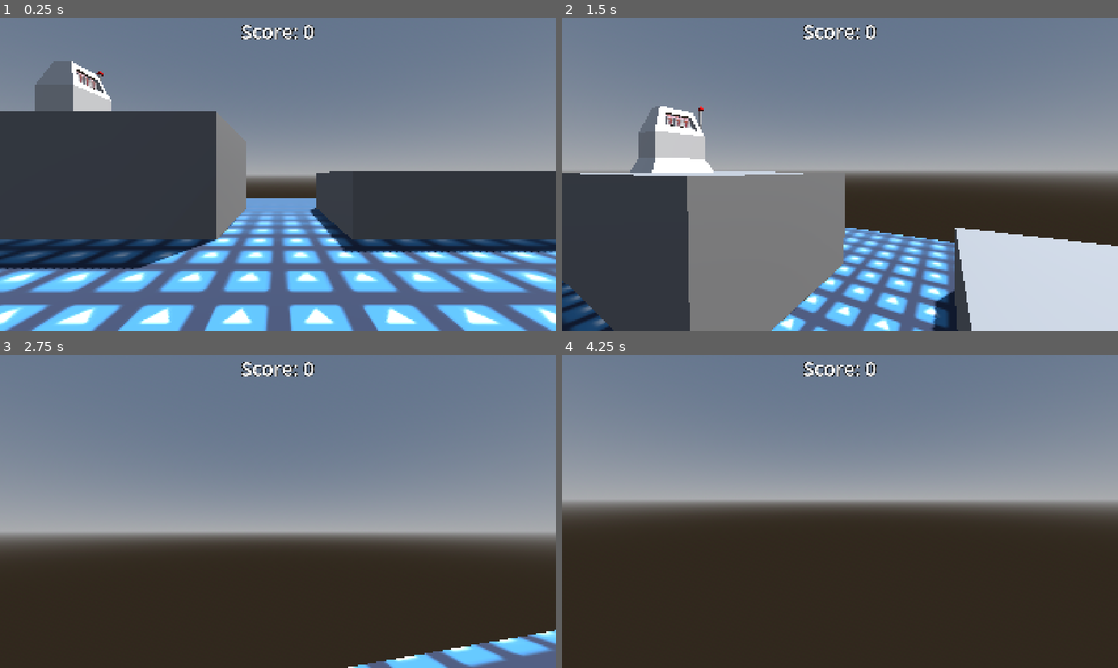
Above: before the commit, frames 1-4 (two rows, left to right).
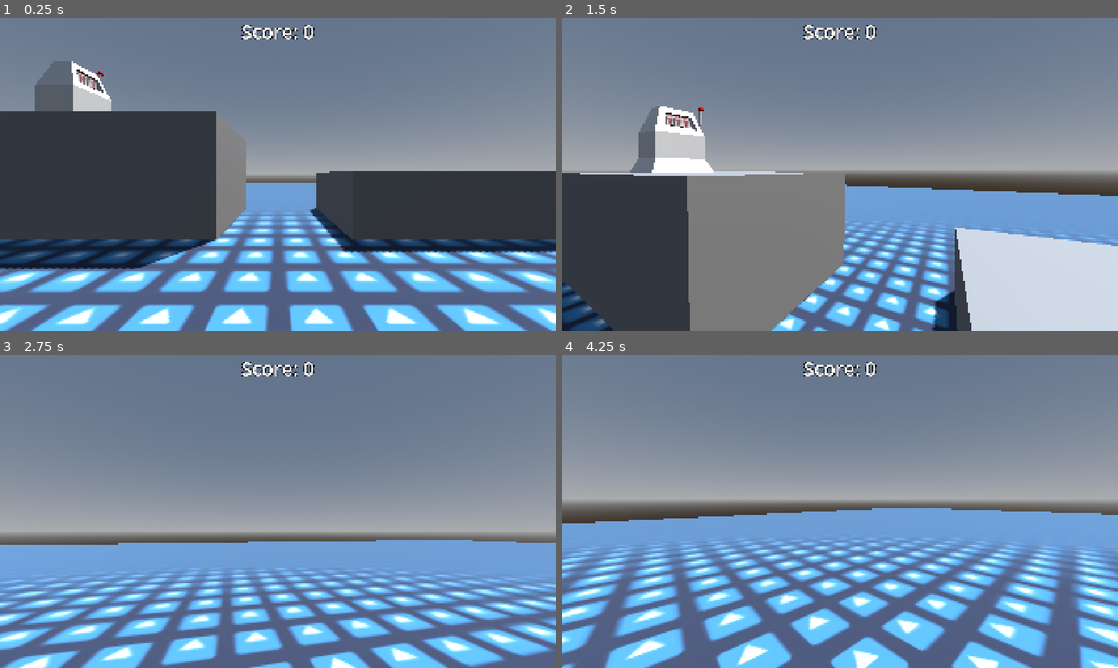
Above: after the commit, the same moments.

Repository: dani3ljh/Gambling-Addiction-Simulator
Game: Godot game, scene res://Scenes/main.tscn
The game is run twice, just before and just after one commit, with the same random seed, the same clock (stepped at 60 frames per second) and the same inputs. The engine's default icon, where the game draws it, is replaced by a stand-in: a white triangle on a blue panel in a dark square.
Inputs (mouse positions are in pixels of both pictures, inside the frame that each line leads up to):
- Up to frame 1 (0.25 s): no input
- Up to frame 2 (1.5 s): tap Enter at 0.5 s; move the mouse to (867, 174) at 0.52 s; hold W (up) from 0.53 s (still down); tap E (interact) at 0.6, 1.35 s; tap Space (jump) at 0.77 s; move the mouse to (812, 174) at 1.27 s
- Up to frame 3 (2.75 s): keep holding W (up); tap Space (jump) at 1.52 s; move the mouse to (289, 505) at 2.02 s; hold Shift (sprint) from 2.03 s (still down); tap E (interact) at 2.3 s
- Up to frame 4 (4.25 s): keep holding W (up); move the mouse to (834, 517) at 2.77 s; release Shift (sprint) at 2.78 s; tap E (interact) at 2.85, 3.6 s; tap Space (jump) at 3.02, 3.77 s; move the mouse to (878, 514) at 3.52 s

The runs differ from the first frame. In frame 1, 0.6% of the frame differs, in the area x 44-57%, y 52-58%; in frame 2, 7.1%; in frame 3, 38%; in frame 4, 49%, in the area x 0-100%, y 48-100%.

Commit message:
Added Card Table

Diff:
--- /dev/null
+++ b/Scenes/card_table.tscn
@@ -0,0 +1,60 @@
+[gd_scene format=3 uid="uid://bo40sf26ftr6i"]
+
+[ext_resource type="PackedScene" uid="uid://c2bs7ggss56q" path="res://Models/CardTable.glb" id="1_bi4qy"]
+[ext_resource type="LabelSettings" uid="uid://bbmrqsk3161ai" path="res://Materials/interact_label_settings.tres" id="2_4gm6i"]
+
+[sub_resource type="BoxShape3D" id="BoxShape3D_bj4t2"]
+size = Vector3(2.5556545, 1.0549045, 3.5915558)
+
+[sub_resource type="BoxShape3D" id="BoxShape3D_mqvok"]
+size = Vector3(4.6455383, 1.7019119, 5.7323303)
+
+[node name="CardTable" unique_id=92990351 instance=ExtResource("1_bi4qy")]
+
+[node name="CanvasGroup" type="CanvasGroup" parent="." index="0" unique_id=1520284409]
+
+[node name="InteractLabel" type="Label" parent="CanvasGroup" index="0" unique_id=441532522]
+anchors_preset = 15
+anchor_right = 1.0
+anchor_bottom = 1.0
+offset_right = 1920.0
+offset_bottom = 1080.0
+grow_horizontal = 2
+grow_vertical = 2
+text = "Press E to play"
+label_settings = ExtResource("2_4gm6i")
+horizontal_alignment = 1
+vertical_alignment = 1
+metadata/_edit_use_anchors_ = true
+
+[node name="Leg" parent="." index="1" unique_id=1325704261]
+transform = Transform3D(0.20274167, 0, 0, 0, 0.40025887, 0, 0, 0, 0.18438902, 0.8280136, 0.40155494, -1.3862159)
+
+[node name="Leg_001" parent="." index="2" unique_id=1453388024]
+transform = Transform3D(0.20274167, 0, 0, 0, 0.40025887, 0, 0, 0, 0.18438902, -0.81444496, 0.40155494, 1.377864)
+
+[node name="Leg_002" parent="." index="3" unique_id=1232357336]
+transform = Transform3D(0.20274167, 0, 0, 0, 0.40025887, 0, 0, 0, 0.18438902, 0.8280136, 0.40155494, 1.377864)
+
+[node name="Leg_003" parent="." index="4" unique_id=2059820003]
+transform = Transform3D(0.20274167, 0, 0, 0, 0.40025887, 0, 0, 0, 0.18438902, -0.81444496, 0.40155494, -1.3862159)
+
+[node name="Table" parent="." index="5" unique_id=950781832]
+transform = Transform3D(1.2776749, 0, 0, 0, 0.12649913, 0, 0, 0, 1.7956626, -0.006721452, 0.92831445, 0.0036674987)
+
+[node name="StaticBody3D" type="StaticBody3D" parent="." index="6" unique_id=1713392943]
+
+[node name="CollisionShape3D" type="CollisionShape3D" parent="StaticBody3D" index="0" unique_id=1404664128]
+transform = Transform3D(1, 0, 0, 0, 1, 0, 0, 0, 1, -0.0066862106, 0.52745223, 0.0036586523)
+shape = SubResource("BoxShape3D_bj4t2")
+
+[node name="Interact" type="Area3D" parent="." index="7" unique_id=373744439]
+
+[node name="CollisionShape3D" type="CollisionShape3D" parent="Interact" index="0" unique_id=1246429859]
+transform = Transform3D(1, 0, 0, 0, 1, 0, 0, 0, 1, 0.007156372, 0.8508949, -0.02684021)
+shape = SubResource("BoxShape3D_mqvok")
+
+[node name="NotCodedLabel" type="Label3D" parent="." index="8" unique_id=1616297326]
+transform = Transform3D(-4.371139e-08, 0, 1, 0, 1, 0, -1, 0, -4.371139e-08, 0, 1.4444016, 0)
+visible = false
+text = "I lowk didn't code ts yet"
--- a/Scenes/main.tscn
+++ b/Scenes/main.tscn
@@ -1,10 +1,12 @@
 [gd_scene format=3 uid="uid://dqp512gr3dh1o"]
 
 [ext_resource type="Material" uid="uid://4ksh0vv2vtfu" path="res://Materials/floor_material.tres" id="1"]
+[ext_resource type="Script" uid="uid://bak4y8xfse2fo" path="res://Scripts/moving_platform.gd" id="2_21xkr"]
 [ext_resource type="PackedScene" uid="uid://dil1aovsx7tof" path="res://Scenes/player.tscn" id="2_idj7w"]
 [ext_resource type="PackedScene" uid="uid://dto400tit5bg" path="res://Scenes/slot_machine.tscn" id="3_8gbba"]
 [ext_resource type="LabelSettings" uid="uid://cerwtvvilr15d" path="res://Materials/score_label_settings.tres" id="4_jjvhh"]
-[ext_resource type="LabelSettings" uid="uid://bbmrqsk3161ai" path="res://Materials/interact_label_settings.tres" id="5_kry3j"]
+[ext_resource type="PackedScene" uid="uid://bo40sf26ftr6i" path="res://Scenes/card_table.tscn" id="7_6bp64"]
+[ext_resource type="Script" uid="uid://b6r7r6186g4n1" path="res://Scripts/card_table.gd" id="8_344ge"]
 
 [sub_resource type="ProceduralSkyMaterial" id="ProceduralSkyMaterial_idj7w"]
 sky_horizon_color = Color(0.66224277, 0.6717428, 0.6867428, 1)
@@ -31,7 +33,34 @@
 [sub_resource type="BoxShape3D" id="BoxShape3D_bj4t2"]
 size = Vector3(7.922, 3.531, 5.351)
 
+[sub_resource type="StandardMaterial3D" id="StandardMaterial3D_mqvok"]
+transparency = 1
+albedo_color = Color(1, 1, 1, 0.2784314)
+
+[sub_resource type="BoxMesh" id="BoxMesh_bj4t2"]
+
+[sub_resource type="BoxShape3D" id="BoxShape3D_k4h4o"]
+size = Vector3(2.5, 0.5, 2.5)
+
+[sub_resource type="BoxMesh" id="BoxMesh_hr01i"]
+
+[sub_resource type="BoxShape3D" id="BoxShape3D_q87bt"]
+size = Vector3(7.922, 0.5, 5.351)
+
 [node name="Main" type="Node3D" unique_id=1729802106]
+
+[node name="CanvasGroup" type="CanvasGroup" parent="." unique_id=842416211]
+
+[node name="ScoreLabel" type="Label" parent="CanvasGroup" unique_id=1931437947]
+anchors_preset = 5
+anchor_left = 0.5
+anchor_right = 0.5
+offset_right = 1920.0
+offset_bottom = 92.0
+grow_horizontal = 2
+text = "Score: 0"
+label_settings = ExtResource("4_jjvhh")
+horizontal_alignment = 1
 
 [node name="DirectionalLight3D" type="DirectionalLight3D" parent="." unique_id=783859361]
 transform = Transform3D(-0.8660254, -0.43301278, 0.25, 0, 0.49999997, 0.86602545, -0.50000006, 0.75, -0.43301266, 0, 0, 0)
@@ -41,6 +70,7 @@
 environment = SubResource("Environment_rgh2o")
 
 [node name="Floor" type="StaticBody3D" parent="." unique_id=1539651646]
+transform = Transform3D(3, 0, 0, 0, 3, 0, 0, 0, 3, 0, 0, 0)
 metadata/_edit_group_ = true
 
 [node name="CollisionShape3D" type="CollisionShape3D" parent="Floor" unique_id=162455451]
@@ -73,35 +103,55 @@
 transform = Transform3D(7.922, 0, 0, 0, 3.531, 0, 0, 0, 5.351, 0, 0, 0)
 mesh = SubResource("BoxMesh_mqvok")
 
+[node name="MovingIndicator" type="MeshInstance3D" parent="." unique_id=1910082108]
+transform = Transform3D(2.6, 0, 0, 0, 0.6, 0, 0, 0, 2.6, -5.46, 5.065, -2.5)
+material_override = SubResource("StandardMaterial3D_mqvok")
+mesh = SubResource("BoxMesh_bj4t2")
+
+[node name="MovingIndicator2" type="MeshInstance3D" parent="." unique_id=1381950830]
+transform = Transform3D(2.6, 0, 0, 0, 0.6, 0, 0, 0, 2.6, -5.46, 5.065, 7)
+material_override = SubResource("StandardMaterial3D_mqvok")
+mesh = SubResource("BoxMesh_bj4t2")
+
+[node name="RigidBody3D" type="RigidBody3D" parent="." unique_id=349743507]
+transform = Transform3D(1, 0, 0, 0, 1, 0, 0, 0, 1, -5.46, 5.065, 0)
+axis_lock_linear_x = true
+axis_lock_linear_y = true
+axis_lock_angular_x = true
+axis_lock_angular_y = true
+axis_lock_angular_z = true
+gravity_scale = 0.0
+script = ExtResource("2_21xkr")
+max_z = 7.0
+min_z = -2.5
+metadata/_edit_group_ = true
+
+[node name="CollisionShape3D" type="CollisionShape3D" parent="RigidBody3D" unique_id=1752183117]
+shape = SubResource("BoxShape3D_k4h4o")
+
+[node name="MeshInstance3D" type="MeshInstance3D" parent="RigidBody3D" unique_id=1330963692]
+transform = Transform3D(2.5, 0, 0, 0, 0.5, 0, 0, 0, 2.5, 0, 0, 0)
+mesh = SubResource("BoxMesh_hr01i")
+skeleton = NodePath("")
+
+[node name="Box3" type="StaticBody3D" parent="." unique_id=1695112862]
+transform = Transform3D(-4.371139e-08, 0, -1, 0, 1, 0, 1, 0, -4.371139e-08, -5.522272, 6.4749055, 17.184498)
+metadata/_edit_group_ = true
+
+[node name="CollisionShape3D" type="CollisionShape3D" parent="Box3" unique_id=373600706]
+shape = SubResource("BoxShape3D_q87bt")
+
+[node name="MeshInstance3D" type="MeshInstance3D" parent="Box3" unique_id=670051617]
+transform = Transform3D(7.922, 0, 0, 0, 0.5, 0, 0, 0, 5.351, 0, 0, 0)
+mesh = SubResource("BoxMesh_mqvok")
+
 [node name="Player" parent="." unique_id=777310218 instance=ExtResource("2_idj7w")]
 transform = Transform3D(1, 0, 0, 0, 1, 0, 0, 0, 1, 0, 1, 0)
 
 [node name="Slot Machine" parent="." unique_id=1946949609 instance=ExtResource("3_8gbba")]
 transform = Transform3D(0.36373574, 0, 0, 0, 0.36373574, 0, 0, 0, 0.36373574, -8.045744, 3.532332, -8.177565)
 
-[node name="CanvasGroup" type="CanvasGroup" parent="." unique_id=842416211]
-
-[node name="ScoreLabel" type="Label" parent="CanvasGroup" unique_id=1931437947]
-anchors_preset = 5
-anchor_left = 0.5
-anchor_right = 0.5
-offset_right = 1920.0
-offset_bottom = 92.0
-grow_horizontal = 2
-text = "Score: 0"
-label_settings = ExtResource("4_jjvhh")
-horizontal_alignment = 1
-
-[node name="InteractLabel" type="Label" parent="CanvasGroup" unique_id=1449186368]
-visible = false
-anchors_preset = 15
-anchor_right = 1.0
-anchor_bottom = 1.0
-offset_right = 1920.0
-offset_bottom = 1080.0
-grow_horizontal = 2
-grow_vertical = 2
-text = "Press E to interact"
-label_settings = ExtResource("5_kry3j")
-horizontal_alignment = 1
-vertical_alignment = 1
+[node name="CardTable" parent="." unique_id=92990351 instance=ExtResource("7_6bp64")]
+transform = Transform3D(-4.371139e-08, 0, 1, 0, 1, 0, -1, 0, -4.371139e-08, -5.522, 6.724906, 18.937607)
+script = ExtResource("8_344ge")
+test = "dsasg"
--- a/Scenes/player.tscn
+++ b/Scenes/player.tscn
@@ -7,7 +7,6 @@
 [sub_resource type="CapsuleShape3D" id="CapsuleShape3D_f60y1"]
 
 [node name="Player" type="CharacterBody3D" unique_id=777310218]
-collision_layer = 2
 script = ExtResource("1_v0iea")
 
 [node name="MeshInstance3D" type="MeshInstance3D" parent="." unique_id=1492286526]
--- a/Scenes/slot_machine.tscn
+++ b/Scenes/slot_machine.tscn
@@ -2,13 +2,14 @@
 
 [ext_resource type="PackedScene" uid="uid://oab5huchnm8q" path="res://Models/Slot Machine.glb" id="1_03c2u"]
 [ext_resource type="PackedScene" uid="uid://ittb5sdpq48f" path="res://Models/OctagonalPrism.glb" id="2_0ucjj"]
-[ext_resource type="Script" uid="uid://0iepvlu6ltw" path="res://Scenes/slot_machine.gd" id="2_pyjcy"]
+[ext_resource type="Script" uid="uid://0iepvlu6ltw" path="res://Scripts/slot_machine.gd" id="2_pyjcy"]
 [ext_resource type="Material" uid="uid://bcob8dc0xcngj" path="res://Materials/Slot Machine/slot_material1.tres" id="3_2rg1w"]
 [ext_resource type="Material" uid="uid://cng7hwvplram2" path="res://Materials/Slot Machine/slot_material2.tres" id="4_ab6dg"]
 [ext_resource type="Material" uid="uid://dptw8ri0f30fp" path="res://Materials/Slot Machine/slot_material3.tres" id="5_33385"]
 [ext_resource type="Material" uid="uid://d36m4st77n3g0" path="res://Materials/Slot Machine/slot_material4.tres" id="6_pyjcy"]
 [ext_resource type="PackedScene" uid="uid://b80qwne03ptlk" path="res://Scenes/slot_machine_arm.tscn" id="8_pxobf"]
-[ext_resource type="Animation" uid="uid://bukj8e7mvuet0" path="res://Animation/slot_machine_arm.res" id="9_jd2m2"]
+[ext_resource type="Animation" uid="uid://bukj8e7mvuet0" path="res://Animations/slot_machine_arm.res" id="9_jd2m2"]
+[ext_resource type="LabelSettings" uid="uid://bbmrqsk3161ai" path="res://Materials/interact_label_settings.tres" id="10_beykt"]
 
 [sub_resource type="BoxShape3D" id="BoxShape3D_bj4t2"]
 size = Vector3(5.1950493, 6.8705444, 6.066641)
@@ -44,17 +45,32 @@
 [node name="Slot Machine" unique_id=1946949609 instance=ExtResource("1_03c2u")]
 script = ExtResource("2_pyjcy")
 
-[node name="StaticBody3D" type="StaticBody3D" parent="." index="0" unique_id=1429138287]
+[node name="CanvasGroup" type="CanvasGroup" parent="." index="0" unique_id=830019734]
+
+[node name="InteractLabel" type="Label" parent="CanvasGroup" index="0" unique_id=1416344716]
+anchors_preset = 15
+anchor_right = 1.0
+anchor_bottom = 1.0
+offset_right = 1920.0
+offset_bottom = 1080.0
+grow_horizontal = 2
+grow_vertical = 2
+text = "Press E to spin"
+label_settings = ExtResource("10_beykt")
+horizontal_alignment = 1
+vertical_alignment = 1
+
+[node name="StaticBody3D" type="StaticBody3D" parent="." index="1" unique_id=1429138287]
 metadata/_edit_group_ = true
 
 [node name="CollisionShape3D" type="CollisionShape3D" parent="StaticBody3D" index="0" unique_id=425771553]
 transform = Transform3D(1, 0, 0, 0, 1, 0, 0, 0, 1, 5.531311e-05, 3.43161, -0.13809872)
 shape = SubResource("BoxShape3D_bj4t2")
 
-[node name="Cube" parent="." index="1" unique_id=1367628041]
+[node name="Cube" parent="." index="2" unique_id=1367628041]
 transform = Transform3D(1.8738258, 0, 0, 0, 1, 0, 0, 0, 1.5073097, 0, 1.1089853, 0.8059516)
 
-[node name="Slot1" parent="." index="2" unique_id=575153686 instance=ExtResource("2_0ucjj")]
+[node name="Slot1" parent="." index="3" unique_id=575153686 instance=ExtResource("2_0ucjj")]
 transform = Transform3D(1, 0, 0, 0, 1, 0, 0, 0, 1.5001708, 0.17934394, 5.4232273, 0.7382598)
 metadata/_edit_group_ = true
 
@@ -98,7 +114,7 @@
 material_override = ExtResource("5_33385")
 mesh = SubResource("QuadMesh_20cm6")
 
-[node name="Slot2" parent="." index="3" unique_id=915885685 instance=ExtResource("2_0ucjj")]
+[node name="Slot2" parent="." index="4" unique_id=915885685 instance=ExtResource("2_0ucjj")]
 transform = Transform3D(1, 0, 0, 0, 1, 0, 0, 0, 1.5001708, 0.179, 5.423, 0)
 metadata/_edit_group_ = true
 
@@ -142,7 +158,7 @@
 material_override = ExtResource("5_33385")
 mesh = SubResource("QuadMesh_20cm6")
 
-[node name="Slot3" parent="." index="4" unique_id=272810858 instance=ExtResource("2_0ucjj")]
+[node name="Slot3" parent="." index="5" unique_id=272810858 instance=ExtResource("2_0ucjj")]
 transform = Transform3D(1, 0, 0, 0, 1, 0, 0, 0, 1.5001708, 0.179, 5.423, -0.738)
 metadata/_edit_group_ = true
 
@@ -186,14 +202,13 @@
 material_override = ExtResource("5_33385")
 mesh = SubResource("QuadMesh_20cm6")
 
-[node name="Interact" type="Area3D" parent="." index="5" unique_id=1922103831]
-collision_mask = 2
+[node name="Interact" type="Area3D" parent="." index="6" unique_id=1922103831]
 
 [node name="CollisionShape3D" type="CollisionShape3D" parent="Interact" index="0" unique_id=513056321]
 transform = Transform3D(1, 0, 0, 0, 1, 0, 0, 0, 1, 0, 4.266959, 0)
 shape = SubResource("CylinderShape3D_adp6s")
 
-[node name="Slot Machine Arm" parent="." index="6" unique_id=2020385602 instance=ExtResource("8_pxobf")]
+[node name="Slot Machine Arm" parent="." index="7" unique_id=2020385602 instance=ExtResource("8_pxobf")]
 transform = Transform3D(-7.7987625e-09, -0.17841488, 0, 0.17841488, -7.7987625e-09, 0, 0, 0, 0.17841488, 0, 5.0905232, -2.0873213)
 
 [node name="AnimationPlayer" type="AnimationPlayer" parent="Slot Machine Arm" index="2" unique_id=462749643]
--- /dev/null
+++ b/Scripts/card_table.gd
@@ -0,0 +1,31 @@
+extends Node3D
+
+# local objects
+@onready var interact_area: Area3D = $Interact
+
+# global objects
+@onready var player: Node3D = $"../Player"
+@onready var score_label: Label = $"../CanvasGroup/ScoreLabel"
+@onready var interact_label: Label = $CanvasGroup/InteractLabel
+@onready var not_coded_label = $NotCodedLabel
+
+@export var test: String
+
+# Called when the node enters the scene tree for the first time.
+func _ready():
+	interact_label.visible = false
+	not_coded_label.visible = false
+
+# Called every frame. 'delta' is the elapsed time since the previous frame.
+func _process(delta):
+	# 0 degrees is facing negative z
+	var facing: Vector2 = Vector2(-sin(player.head.rotation.y), -cos(player.head.rotation.y))
+	var direction: Vector3 = player.position.direction_to(position)
+	var dot: float = facing.dot(Vector2(direction.x, direction.z))
+
+	var is_interactable: bool = dot > 0 and interact_area.get_overlapping_bodies().has(player)
+	not_coded_label.visible = is_interactable
+	interact_label.visible = is_interactable
+
+	if is_interactable and Input.is_action_just_pressed("interact"):
+		pass
--- /dev/null
+++ b/Scripts/moving_platform.gd
@@ -0,0 +1,21 @@
+extends RigidBody3D
+
+@export var max_speed: float = 10
+@export var max_z: float
+@export var min_z: float
+
+var speed: float
+
+# Called when the node enters the scene tree for the first time.
+func _ready():
+	max_speed = abs(max_speed)
+	speed = max_speed
+
+func _integrate_forces(state):
+	if position.z < min_z:
+		linear_velocity = Vector3.ZERO
+		speed = max_speed
+	if position.z > max_z:
+		linear_velocity = Vector3.ZERO
+		speed = -max_speed
+	state.apply_force(Vector3(0, 0, speed))
--- a/Scripts/player.gd
+++ b/Scripts/player.gd
@@ -18,6 +18,7 @@
 @onready var head = $Head
 @onready var camera = $Head/Camera3D
 
+# Called when the node enters the scene tree for the first time.
 func _ready():
 	Input.mouse_mode = Input.MOUSE_MODE_CAPTURED
 
--- a/Scenes/slot_machine.gd
+++ b/Scripts/slot_machine.gd
@@ -12,7 +12,7 @@
 # global objects
 @onready var player: Node3D = $"../Player"
 @onready var score_label: Label = $"../CanvasGroup/ScoreLabel"
-@onready var interact_label: Label = $"../CanvasGroup/InteractLabel"
+@onready var interact_label: Label = $"CanvasGroup/InteractLabel"
 
 enum Symbol {
 	SEVEN,
@@ -32,6 +32,7 @@
 var slots_spinning: int = 0
 var score: int = 0
 
+# Called when the node enters the scene tree for the first time.
 func _ready():
 	interact_label.visible = false
 
Renamed: Animation/slot_machine_arm.res -> Animations/slot_machine_arm.res
Binary file added: Models/CardTable.glb
Not shown, added: Models/CardTable.glb.import
Not shown, added: Scripts/card_table.gd.uid
Not shown, added: Scripts/moving_platform.gd.uid
Renamed: Scenes/slot_machine.gd.uid -> Scripts/slot_machine.gd.uid
Binary file added: Sprites/CardTable_Material Base Color.png
Not shown, added: Sprites/CardTable_Material Base Color.png.import
Not shown, changed: export_presets.cfg
Not shown, changed: Slots Data.ods
